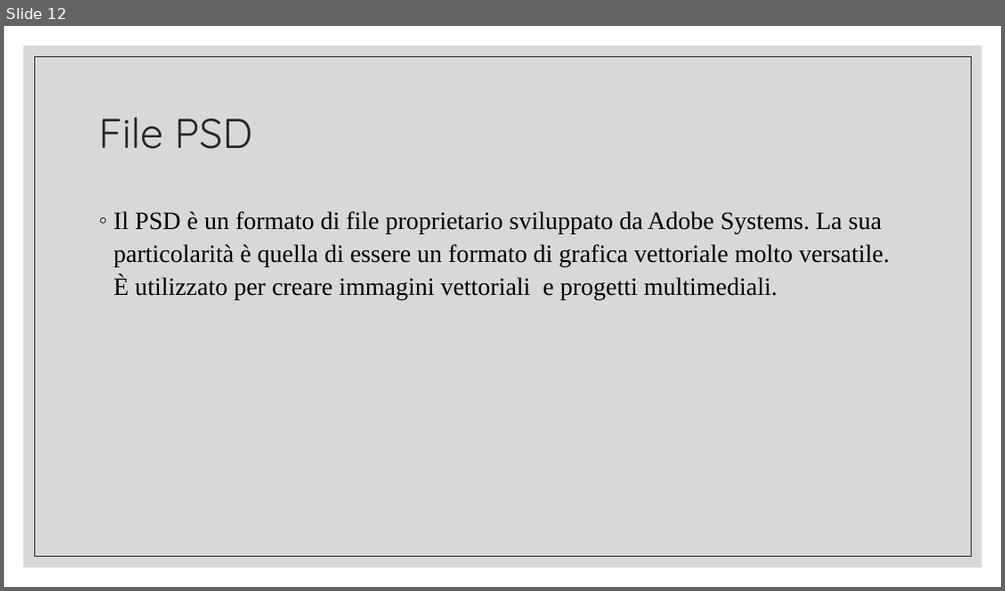
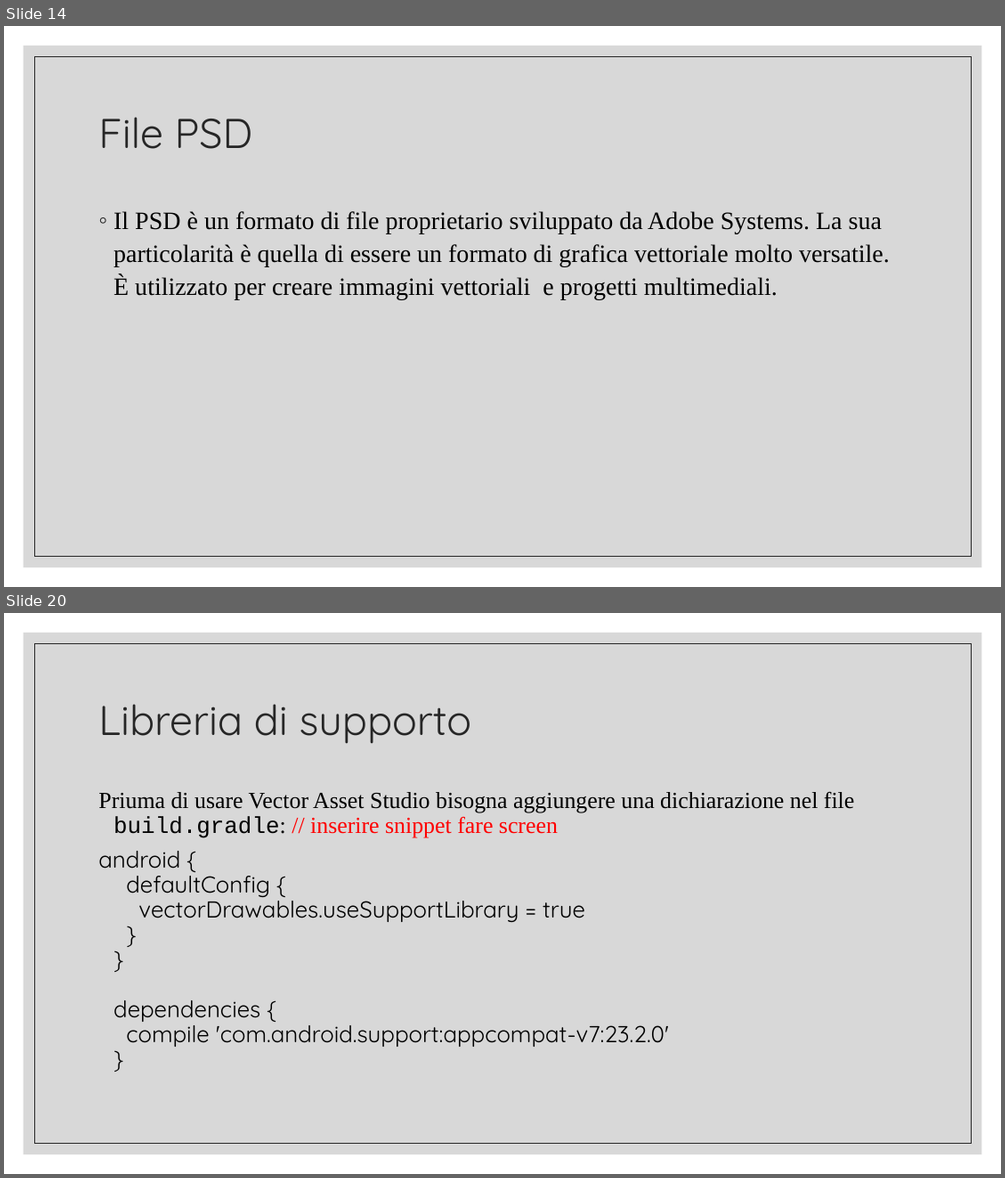
Before and after one commit to tizianotaglienti/Colleghi-Ristretti, a slide deck: Vector asset studio.pptx. Shown one above the other, each under a label of ours: slide 12 before the commit, slides 14 and 20 after it; the slides between them are not shown. The pictures are 1005x591 and 1005x1178 pixels, drawn with LibreOffice and Linux fonts; fonts in the diff are those of the drawing. Boxes give left, top, right and bottom in pixels: in the first picture for what was removed or moved away, otherwise in the second. Text is boxed around its words. In the diff, an @@ line names an element or a change of style, - is before the commit and + after.

```diff
--- a/Vector asset studio.pptx
+++ b/Vector asset studio.pptx
@@ slide 20 added at <box>4,613,1001,1174</box>, background #FFFFFF; not listed: 2 template elements that a slide beside it also shows @@
@@ title added at <box>98,704,472,744</box>, 40 pt, text #262626 @@
+Libreria di supporto
@@ text added at <box>98,791,854,1046</box>, 22.2 pt, text #000000 @@
+Priuma di usare Vector Asset Studio bisogna aggiungere una dichiarazione nel file build.gradle: // inserire snippet fare screen
+android {
+defaultConfig {
+vectorDrawables.useSupportLibrary = true
+}
+}
+dependencies {
+compile 'com.android.support:appcompat-v7:23.2.0'
+}
@@ what was slide 12 is now slide 14 @@
```
Also in this commit, not shown: 4 slides changed, 11 other slides added, 1 other file.
